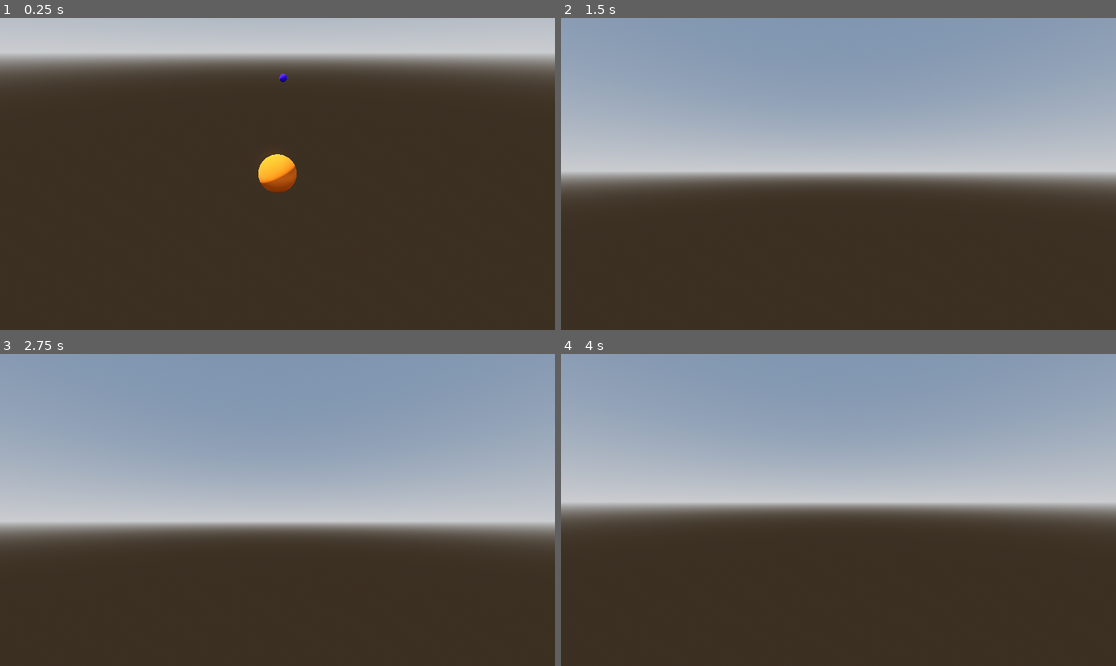
Above: before the commit, frames 1-4 (two rows, left to right).
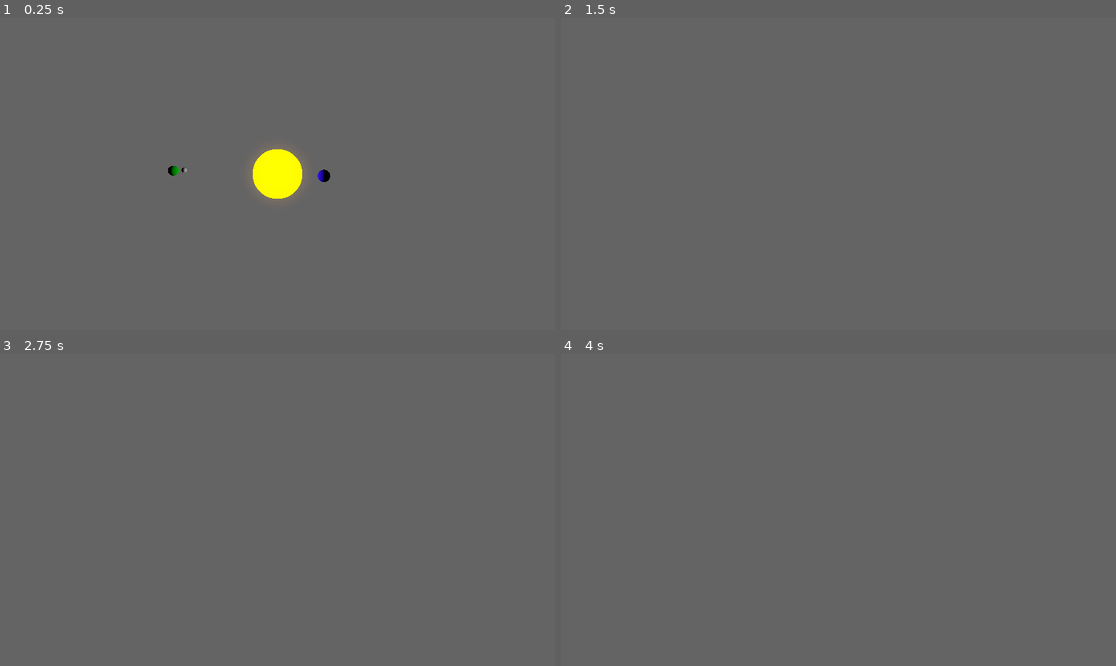
Above: after the commit, the same moments.

Repository: AcctForJudge/Planetary-Gravity-Simulation
Game: Godot game, scene res://Universe/universe.tscn
Two runs of this game, one before a commit and one after it. Both use one fixed random seed, a clock stepped at 60 frames per second and the inputs below.
Inputs (mouse positions are in pixels of both pictures, inside the frame that each line leads up to):
- Up to frame 1 (0.25 s): no input
- Up to frame 2 (1.5 s): tap Enter at 0.5 s; move the mouse to (866, 174) at 0.52 s; hold W (forward) from 0.53 s (still down); tap H (hide) at 0.6 s; click (866, 174) at 0.67 s; move the mouse to (810, 174) at 1.27 s; tap P (play) at 1.35 s
- Up to frame 3 (2.75 s): keep holding W (forward); tap Space (up) at 2 s; move the mouse to (288, 503) at 2.02 s; tap H (hide) at 2.1 s
- Up to frame 4 (4 s): keep holding W (forward); tap Enter at 2.75 s; move the mouse to (832, 516) at 2.77 s; tap P (play) at 2.85 s; click (832, 516) at 2.92 s; tap Space (up) at 3.5 s; move the mouse to (877, 513) at 3.52 s; tap H (hide) at 3.6 s

The runs differ from the first frame. In frame 1, 98% of the frame differs, in the area x 0-100%, y 0-100%; in frame 2, 98%; in frame 3, 98%; in frame 4, 98%.

Commit message:
adjusted values for stable orbit

Diff:
--- a/Universe/universe.gd
+++ b/Universe/universe.gd
@@ -16,7 +16,7 @@
 
 @export_category("Orbit Paths")
 ## number of time steps in the future to calculate the paths
-@export_range(1, 200, 1, "or_greater") var num_steps := 200
+@export_range(1, 200, 1, "or_greater") var num_steps := 500
 ## affects actual simulation as well, not just for calculating paths
 @export_range(0.01, 0.1, 0.01) var time_step : float = 0.01
 
@@ -75,6 +75,7 @@
 
 			while body_positions[i].size() > num_steps:
 				body_positions[i].pop_front()
+
 func show_past_orbits():
 	for i in body_positions.size():
 		draw_orbits(i, body_positions)
@@ -142,14 +143,21 @@
 	var points := PackedVector2Array()
 
 	points.append(Vector2.ZERO)
-	points.append( Vector2(0, 0.1))
-	points.append(Vector2(0.1, 0.1))
-	points.append(Vector2(0.1, 0))
+	points.append( Vector2(0, 0.4))
+	points.append(Vector2(0.4, 0.4))
+	points.append(Vector2(0.4, 0))
 	csg_polygon.polygon = points
+
+	var material := StandardMaterial3D.new()
+	material.emission_enabled = true
+	material.emission_energy_multiplier = 1.5
+	material.emission = Color.WHEAT
+	csg_polygon.material_override = material
 
 	csg_polygon.mode = CSGPolygon3D.MODE_PATH
 	csg_polygon.path_node = orbit.get_path()
 	orbit.add_child(csg_polygon)
+
 
 func hide_orbits():
 	for child in orbits.get_children():
--- a/Universe/universe.tscn
+++ b/Universe/universe.tscn
@@ -1,31 +1,35 @@
-[gd_scene load_steps=14 format=3 uid="uid://brx4cveefbkom"]
+[gd_scene load_steps=17 format=3 uid="uid://brx4cveefbkom"]
 
 [ext_resource type="Script" uid="uid://b5bfgoutmjrax" path="res://Universe/universe.gd" id="1_6q408"]
+[ext_resource type="Texture2D" uid="uid://c3whsjkev0age" path="res://Sky Panaromas/starmap_g4k.jpg" id="2_5gdbb"]
 [ext_resource type="PackedScene" uid="uid://irg3s83o3d8j" path="res://HeavenlyBody/heavenly_body.tscn" id="2_nyc2w"]
 [ext_resource type="PackedScene" uid="uid://xwftssu4hp7o" path="res://Camera/camera.tscn" id="3_h0gil"]
 [ext_resource type="Script" uid="uid://6ab6gpfo0tx5" path="res://HeavenlyBody/heavenly_body.gd" id="4_6326s"]
 
-[sub_resource type="ProceduralSkyMaterial" id="ProceduralSkyMaterial_h0gil"]
-sky_horizon_color = Color(0.66224277, 0.6717428, 0.6867428, 1)
-ground_horizon_color = Color(0.66224277, 0.6717428, 0.6867428, 1)
+[sub_resource type="PanoramaSkyMaterial" id="PanoramaSkyMaterial_xs1tn"]
+panorama = ExtResource("2_5gdbb")
 
 [sub_resource type="Sky" id="Sky_6326s"]
-sky_material = SubResource("ProceduralSkyMaterial_h0gil")
+sky_material = SubResource("PanoramaSkyMaterial_xs1tn")
 
 [sub_resource type="Environment" id="Environment_5gdbb"]
-background_mode = 2
+background_mode = 1
+background_color = Color(0.07683582, 0.07683582, 0.0768358, 1)
 sky = SubResource("Sky_6326s")
+ambient_light_source = 3
 tonemap_mode = 2
 glow_enabled = true
 
-[sub_resource type="StandardMaterial3D" id="StandardMaterial3D_h0gil"]
-resource_local_to_scene = true
-albedo_color = Color(1, 0.43529412, 0, 1)
+[sub_resource type="StandardMaterial3D" id="StandardMaterial3D_5w2eq"]
+albedo_color = Color(1, 0.6156863, 0, 1)
+emission_enabled = true
+emission = Color(1, 0.6156863, 0, 1)
+emission_energy_multiplier = 1.5
 
 [sub_resource type="SphereMesh" id="SphereMesh_6326s"]
 resource_local_to_scene = true
-radius = 4.44
-height = 8.88
+radius = 20.0
+height = 40.0
 
 [sub_resource type="StandardMaterial3D" id="StandardMaterial3D_5gdbb"]
 resource_local_to_scene = true
@@ -33,61 +37,75 @@
 
 [sub_resource type="SphereMesh" id="SphereMesh_xs1tn"]
 resource_local_to_scene = true
-radius = 1.0
-height = 2.0
+radius = 5.0
+height = 10.0
 
 [sub_resource type="StandardMaterial3D" id="StandardMaterial3D_xs1tn"]
 albedo_color = Color(0, 1, 0, 1)
 
 [sub_resource type="SphereMesh" id="SphereMesh_5w2eq"]
-radius = 2.595
-height = 5.19
+radius = 4.0
+height = 8.0
 
-[node name="Universe" type="Node3D" node_paths=PackedStringArray("central_body")]
+[sub_resource type="StandardMaterial3D" id="StandardMaterial3D_p3x1f"]
+
+[sub_resource type="SphereMesh" id="SphereMesh_wn7ko"]
+radius = 2.0
+height = 4.0
+
+[node name="Universe" type="Node3D"]
 script = ExtResource("1_6q408")
-relative_to_body = true
-central_body = NodePath("HeavenlyBodies/Planet")
-num_steps = 930
-time_step = 0.1
-orbit_mode = 1
+orbit_mode = 2
 
 [node name="WorldEnvironment" type="WorldEnvironment" parent="."]
 environment = SubResource("Environment_5gdbb")
 
-[node name="DirectionalLight3D" type="DirectionalLight3D" parent="."]
-transform = Transform3D(-0.8660254, -0.43301278, 0.25, 0, 0.49999997, 0.86602545, -0.50000006, 0.75, -0.43301266, 0, 0, 0)
-shadow_enabled = true
-
 [node name="Camera" parent="." instance=ExtResource("3_h0gil")]
-transform = Transform3D(-4.371139e-08, 0.5135412, -0.85806483, 0, 0.85806483, 0.5135412, 1, 2.2447601e-08, -3.7507203e-08, -40.52189, 24.142593, 0)
+transform = Transform3D(1, 0, 0, 0, -4.3711385e-08, 0.99999994, 0, -0.99999994, -4.3711385e-08, 0, 164.0322, 0)
 move_speed = 100.0
 
 [node name="HeavenlyBodies" type="Node3D" parent="."]
 
-[node name="Planet" parent="HeavenlyBodies" instance=ExtResource("2_nyc2w")]
-material_override = SubResource("StandardMaterial3D_h0gil")
+[node name="Sun" parent="HeavenlyBodies" instance=ExtResource("2_nyc2w")]
+material_override = SubResource("StandardMaterial3D_5w2eq")
+cast_shadow = 0
 mesh = SubResource("SphereMesh_6326s")
 skeleton = NodePath("../..")
-mass = 10000000000000.0
-radius = 4.44
+mass = 100000000000000.0
+radius = 20.0
 initial_velocity = Vector3(0, 0, 0)
 
-[node name="Satellite" parent="HeavenlyBodies" instance=ExtResource("2_nyc2w")]
-transform = Transform3D(1, 0, 0, 0, 1, 0, 0, 0, 1, 19.278196, 18.273937, 1.5329332)
+[node name="OmniLight3D" type="OmniLight3D" parent="HeavenlyBodies/Sun"]
+light_energy = 16.0
+omni_range = 477.121
+
+[node name="Planet" parent="HeavenlyBodies" instance=ExtResource("2_nyc2w")]
+transform = Transform3D(1, 0, 0, 0, 1, 0, 0, 0, 1, 37.455, 0, 1.533)
 material_override = SubResource("StandardMaterial3D_5gdbb")
 mesh = SubResource("SphereMesh_xs1tn")
-skeleton = NodePath("../Planet")
+skeleton = NodePath("../Sun")
 mass = 100000000000.0
-initial_velocity = Vector3(0, -1.01, 5.59)
+radius = 5.0
+initial_velocity = Vector3(0, 0, 12.33)
 
-[node name="HeavenlyBody" type="MeshInstance3D" parent="HeavenlyBodies"]
-transform = Transform3D(1, 0, 0, 0, 1, 0, 0, 0, 1, -27.63123, -25.140747, -24.808716)
+[node name="Planet2" type="MeshInstance3D" parent="HeavenlyBodies"]
+transform = Transform3D(1, 0, 0, 0, 1, 0, 0, 0, 1, -83.96838, 0, -2.7069511)
 material_override = SubResource("StandardMaterial3D_xs1tn")
 mesh = SubResource("SphereMesh_5w2eq")
 script = ExtResource("4_6326s")
-mass = 10000000000.0
-radius = 2.595
-initial_velocity = Vector3(1.59, 3.74, 0)
+mass = 1000000000000.0
+radius = 4.0
+initial_velocity = Vector3(0, 0, -8.44)
+metadata/_custom_type_script = "uid://6ab6gpfo0tx5"
+
+[node name="Moon" type="MeshInstance3D" parent="HeavenlyBodies"]
+transform = Transform3D(1, 0, 0, 0, 1, 0, 0, 0, 1, -75.26125, 0, -3.0947309)
+material_override = SubResource("StandardMaterial3D_p3x1f")
+mesh = SubResource("SphereMesh_wn7ko")
+script = ExtResource("4_6326s")
+mass = 1000000000000.0
+radius = 2.0
+initial_velocity = Vector3(0, 0, -12.51)
 metadata/_custom_type_script = "uid://6ab6gpfo0tx5"
 
 [node name="Orbits" type="Node3D" parent="."]
Not shown, added: Sky Panaromas/ESO_-_Milky_Way.jpg.import
Binary file added: Sky Panaromas/starmap_g4k.jpg
Not shown, added: Sky Panaromas/starmap_g4k.jpg.import
Not shown, added: Sky Panaromas/ESO_-_Milky_Way.jpg
